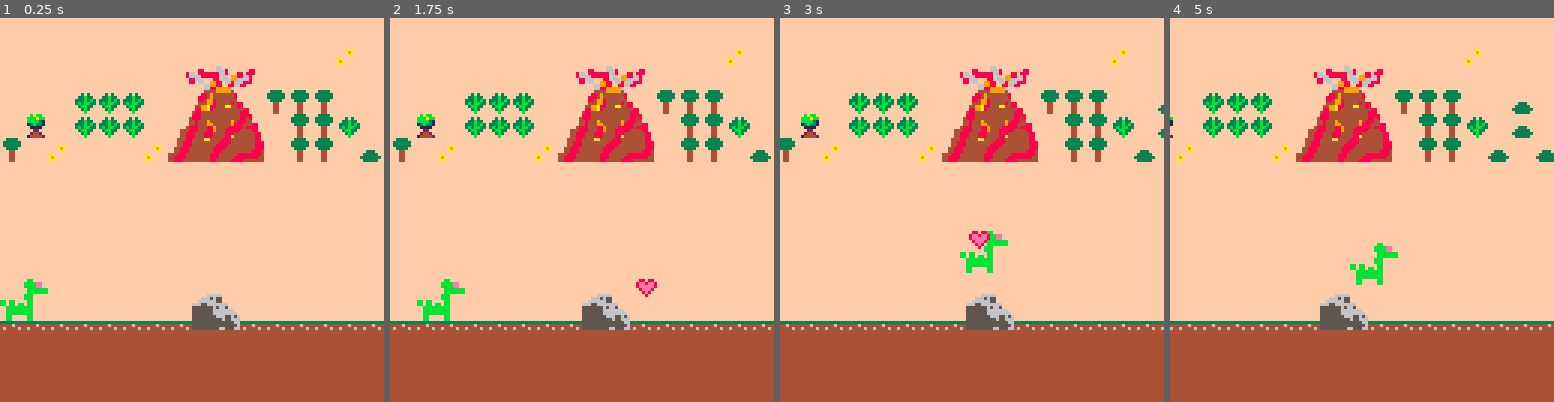
Above: before the commit, frames 1-4 (left to right).
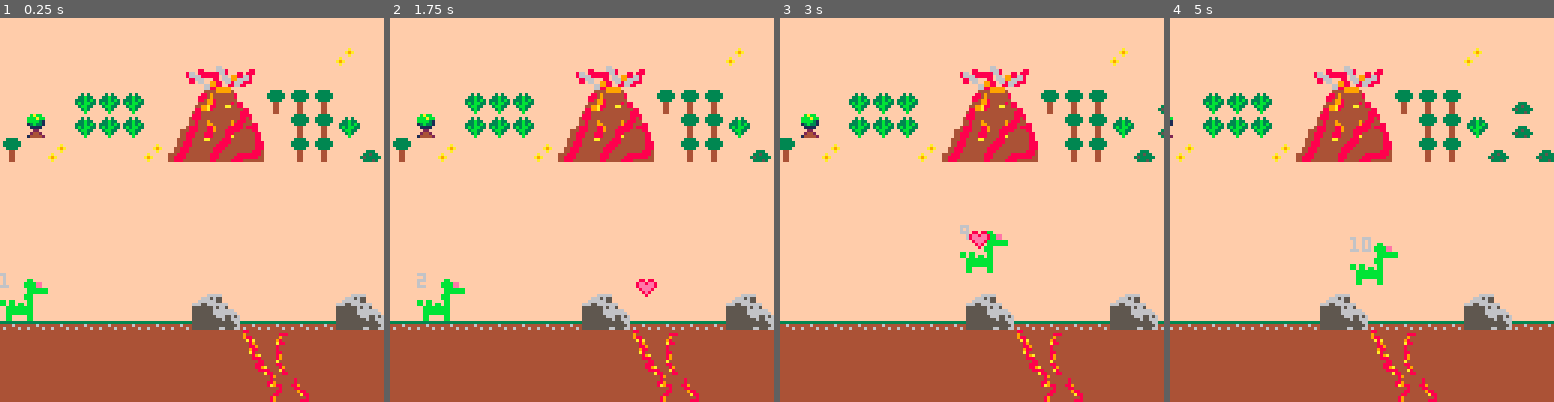
Above: after the commit, the same moments.

Repository: adatechschool/projet-collectif-pico-8-teamdino
Game: PICO-8 cartridge projet-collectif-pico-8-teamdino.p8
The game is run twice, just before and just after one commit, with the same random seed, the same clock (stepped at 60 frames per second) and the same inputs.
Inputs:
- Up to frame 1 (0.25 s): no input
- Up to frame 2 (1.75 s): tap X (X key) at 0.33, 1.07 s; hold Right from 1.6 s (still down)
- Up to frame 3 (3 s): tap X (X key) at 1.85, 2.97 s; release Right at 2.1 s; hold Up 2.15-2.42 s; hold Right from 2.47 s (still down)
- Up to frame 4 (5 s): release Right at 3.03 s; hold Left 3.08-3.58 s; hold Down 3.63-3.97 s; hold Right 4.02-4.68 s; tap X (X key) at 4.08 s; hold Up from 4.73 s (still down)

The runs differ from the first frame. In frame 1, 1.6% of the frame differs, in the area x 0-100%, y 66-100%; in frame 2, 1.6%; in frame 3, 1.6%; in frame 4, 1.7%, in the area x 46-90%, y 57-100%.

Commit message:
Ajout du Trex et modif checkflag

Diff:
--- a/projet-collectif-pico-8-teamdino.p8
+++ b/projet-collectif-pico-8-teamdino.p8
@@ -2,21 +2,33 @@
 version 38
 __lua__
 function _init()
- p={x=10,y=175,speed=4}
+ p={x=10,y=175,speed=1}
  coeurs={}
  trex={}
+ generer_trex()
 end
 
 function _update60()
+
  if btn(➡️) then
-  if p.x<960 then
-     p.x+=1
- end
-end
+  newx=p.x
+
+ if p.x<960 then
+  newx+=1
+  if check_flag(0,flr(newx/8),flr(p.y/8)) then
+  newx-=1
+
+  end
+   p.x=newx
+   end
+
+ end
  --eviter de sortir du champ a gauche
  if btn(⬅️) then
   if p.x>10  then
-     p.x-=1
+    p.x-=1
+
+
 
   end
  end
@@ -24,21 +36,28 @@
  if (btn(⬇️)) p.y+=1
  if (btnp(❎)) shoot()
  update_coeurs()
- generer_trex()
+ if #trex==0 then
+  generer_trex()
+ end
  update_camera()
--- player_movement()
+ update_trex()
+ --player_movement()
+
+-- interact()
 end
 
 function _draw()
  cls(15)
  draw_map()
 
+ print(flr(p.x/8),p.x,p.y)
+
 --maman dino
  spr(28,p.x,p.y,2,2)
 
 --trex
 for t in all (trex) do
- spr(35,t.x,t.y)
+ spr(35,t.x,t.y,2,2)
  end
 --coeurs
 for c in all(coeurs) do
@@ -78,8 +97,9 @@
 
 function generer_trex()
  new_trex={
-  x=60,
-  y=-8,
+  x=940,
+  y=175,
+  speed=4,
   life=3
   }
   add (trex,new_trex)
@@ -87,8 +107,8 @@
 
 function update_trex()
  for t in all(trex) do
-  t.y=0.3
-  if t.y<128 then
+  t.x-=0.7--vitesse arrivee par la droite
+  if t.x<10 then
    del (trex,t)
   end
  end
@@ -100,6 +120,10 @@
  map(0,40,10,50,128,64)
 end
 
+function check_flag(flag,x,y)
+ sprite=mget(x,y)
+ return fget(sprite,flag)
+end
 
 --permet de centrer la cam sur le player
 
@@ -119,13 +143,30 @@
 -->8
 --player
 
---function player_movement()
--- newx=p.x
--- newy=p.y
- -- if (btnp(⬅️)) newx-=1
- -- if (btnp(➡️)) newx+=1
- -- if (btnp(⬆️)) newy-=1
- -- if (btnp(⬇️)) newy+=1
+function player_movement()
+ newx=p.x
+ newy=p.y
+  if (btn(⬅️)) newx-=p.speed
+
+
+  if (btn(➡️)) newx+=p.speed
+
+
+  if not check_flag(0,newx*8,newy*8) then
+   p.x=newx
+   p.y=newy
+  end
+end
+
+-- interact(newx,newy)
+
+
+-- function interact(x,y)
+-- if check_flag(75,x,y) then
+-- creer la fonction sauter
+--elseif check_flag(67,x,y) then
+-- appliquer fonction sauter
+ --end
 --end
 
 
@@ -256,8 +297,9 @@
 
 
 
+
 __gff__
-0000000101010100000000000000000000000000000000000000020000000000000000000000000000000000000000000000000000000000000000000000000000010101000000000000000101000000000101000000000000000001010000000000000000000000000000000000000000000000000000000000000000000000
+0000000101010100000000000000000000000000000000000000020100000000000000000000000000010100000000000000000000000000000101000000000000010101000000000000000101000000000101000000000000000001010000000000000000000000000000000000000000000000000000000000000000000000
 0000000000000000000000000000000000000000000000000000000000000000000000000000000000000000000000000000000000000000000000000000000000000000000000000000000000000000000000000000000000000000000000000000000000000000000000000000000000000000000000000000000000000000
 __map__
 1b15151515151515151515151515151515151515151515151515151515151515151515151515151515151515151515151515151515151515151515151515151515151515151515151515151515151515151515151515151515151515151515151515151515151515151515151515151515151515151515151515151515151515
Not shown, changed: 29 lines of the sprite sheet (__gfx__) section of projet-collectif-pico-8-teamdino.p8
